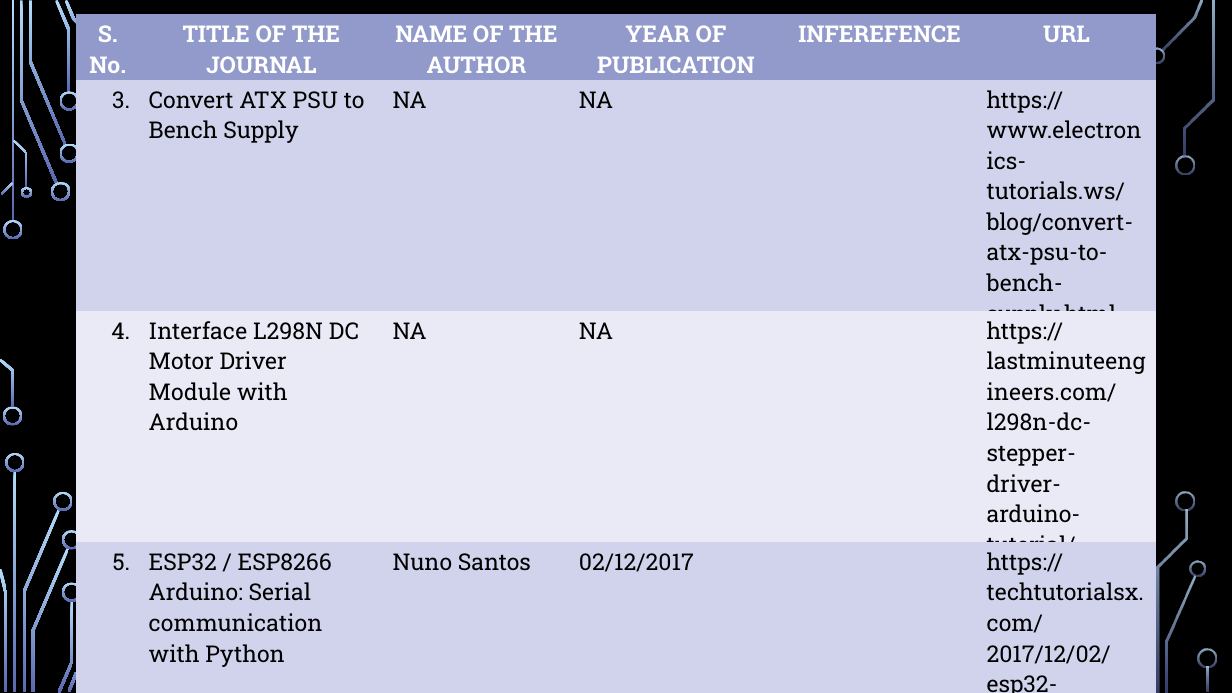
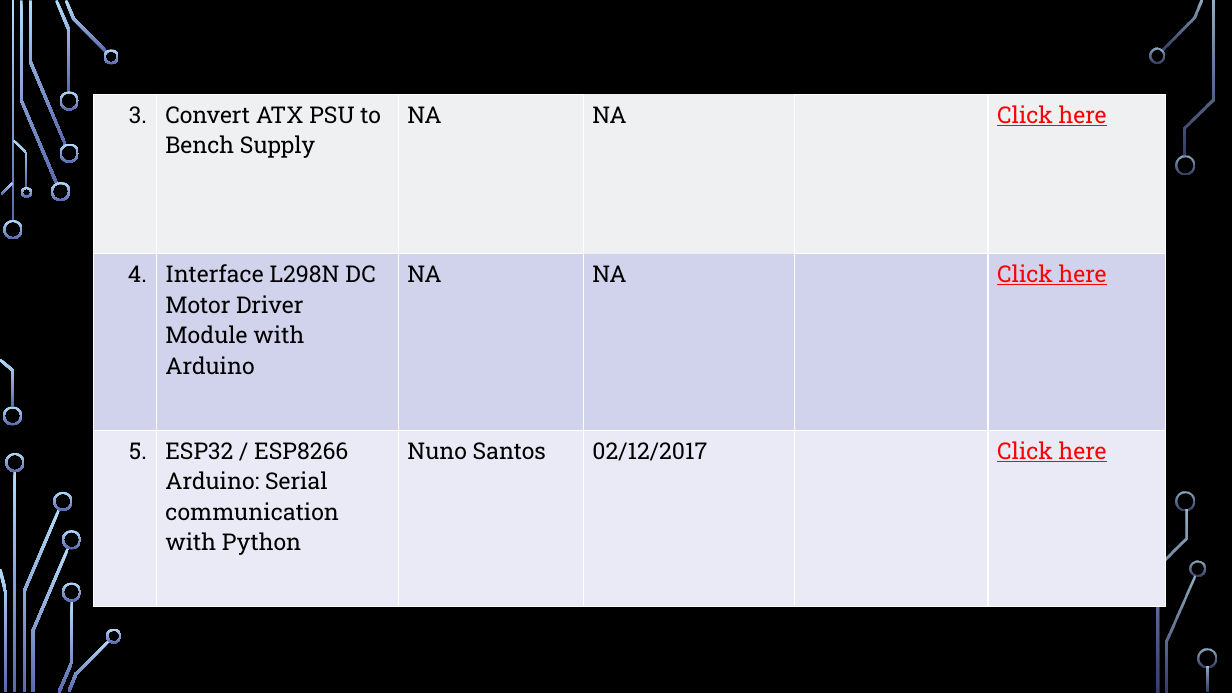
Before and after one commit to kasi2809/plotter_mini_rceg, a slide deck: slide 4 of automated_soldering_machine.pptx. Drawn at 1232x693 pixels with LibreOffice and Linux fonts; fonts in the diff are those of the drawing; background and template pictures are left out. Boxes give left, top, right and bottom in pixels: in the first picture for what was removed or moved away, otherwise in the second. Text is boxed around its words. In the diff, an @@ line names an element or a change of style, - is before the commit and + after.

```diff
--- a/automated_soldering_machine.pptx
+++ b/automated_soldering_machine.pptx
@@ table at box(93, 94, 1165, 607) @@
-row 1: S. No. | TITLE OF THE JOURNAL | NAME OF THE AUTHOR | YEAR OF PUBLICATION | INFEREFENCE | URL
-row 2: 3. | Convert ATX PSU to Bench Supply | NA | NA |  | https://www.electronics-tutorials.ws/blog/convert-atx-psu-to-bench-supply.html
-row 3: 4. | Interface L298N DC Motor Driver Module with Arduino | NA | NA |  | https://lastminuteengineers.com/l298n-dc-stepper-driver-arduino-tutorial/
-row 4: 5. | ESP32 / ESP8266 Arduino: Serial communication with Python | Nuno Santos | 02/12/2017 |  | https://techtutorialsx.com/2017/12/02/esp32-esp8266-arduino-serial-communication-with-python/
+row 1: 3. | Convert ATX PSU to Bench Supply | NA | NA |  | Click here
+row 2: 4. | Interface L298N DC Motor Driver Module with Arduino | NA | NA |  | Click here
+row 3: 5. | ESP32 / ESP8266 Arduino: Serial communication with Python | Nuno Santos | 02/12/2017 |  | Click here
@@ table: place and size @@
-table at box(76, 14, 1156, 693)
+table at box(93, 94, 1165, 607)
```
Also in this commit, not shown: 3 other slides changed.
